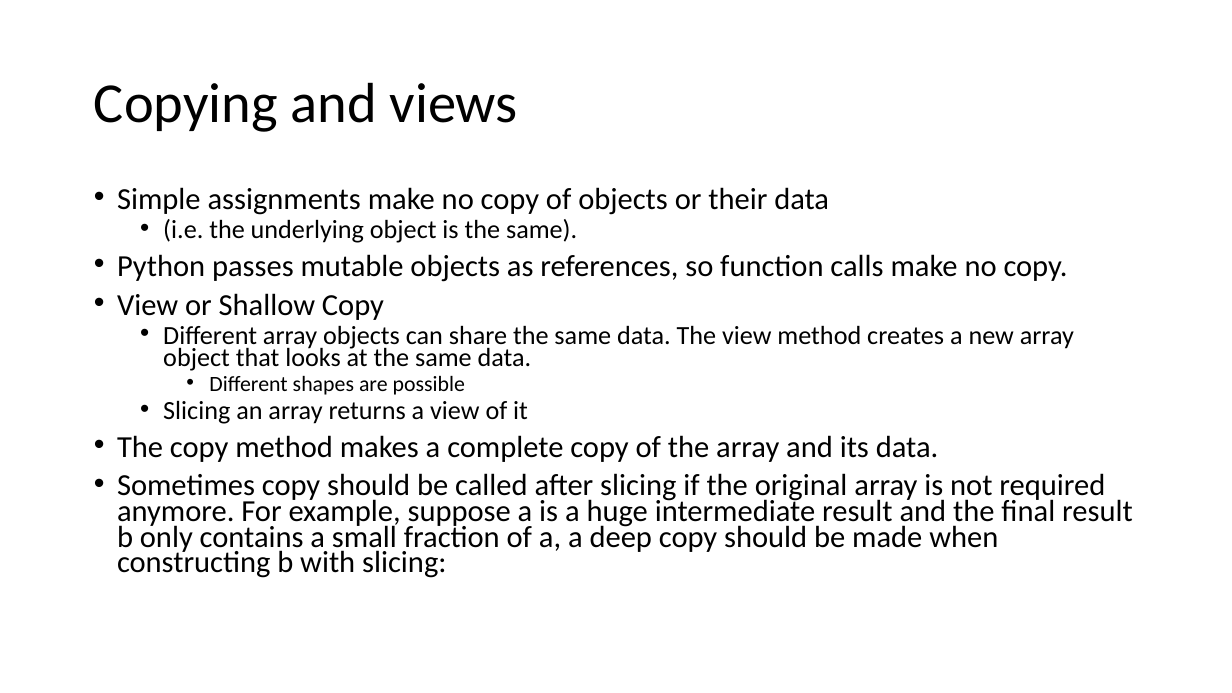
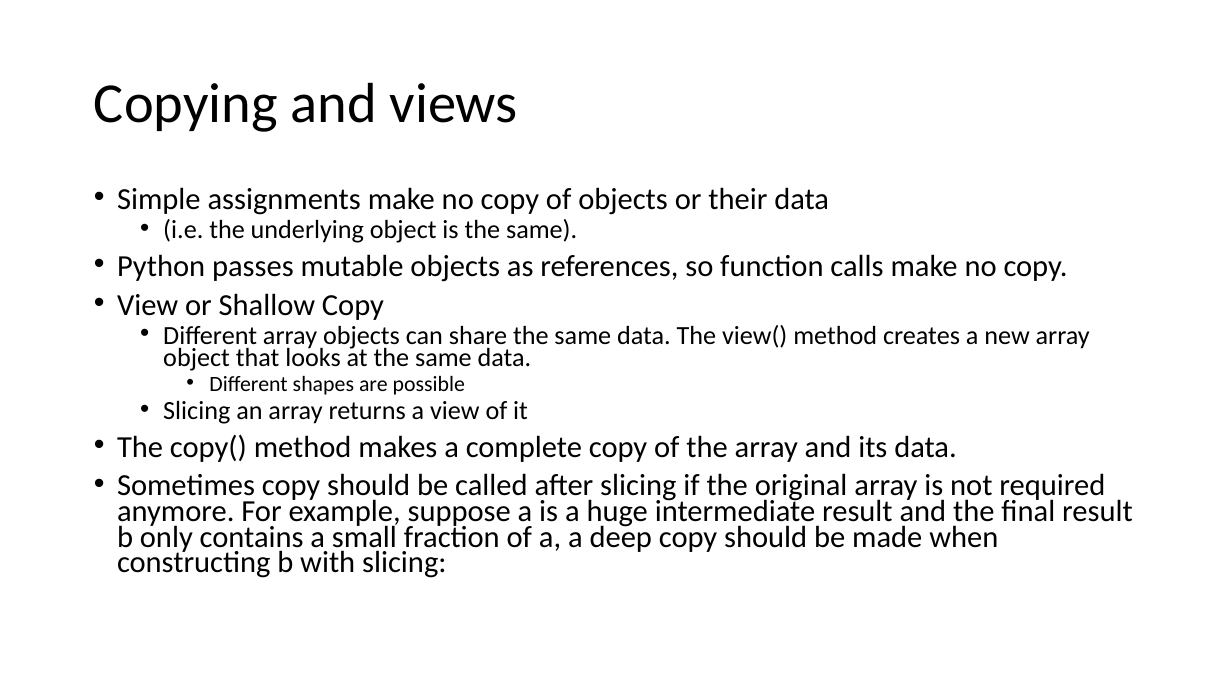
Before and after one commit to FranzGH/IoT_ML, a slide deck: slide 11 of Numpy.pptx. Drawn at 1232x693 pixels with LibreOffice and Linux fonts; fonts in the diff are those of the drawing. Boxes give left, top, right and bottom in pixels: in the first picture for what was removed or moved away, otherwise in the second. Text is boxed around its words. In the diff, an @@ line names an element or a change of style, - is before the commit and + after.

```diff
--- a/Numpy.pptx
+++ b/Numpy.pptx
@@ text at [163,325,1090,371]: text changed @@
-  • Different array objects can share the same data. The view method creates a new array object that looks at the same data.
+  • Different array objects can share the same data. The view() method creates a new array object that looks at the same data.
@@ text at [117,435,957,462]: text changed @@
-• The copy method makes a complete copy of the array and its data.
+• The copy() method makes a complete copy of the array and its data.
```
Also in this commit, not shown: 5 other slides changed, 4 other files.
